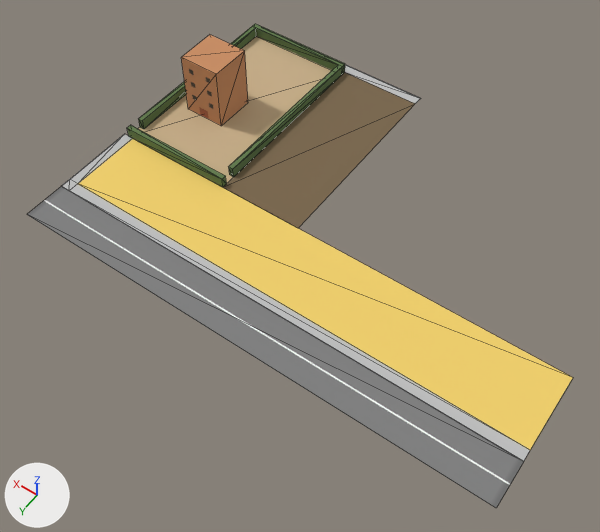
A saved change to the glTF model assets/models/chunks/paseo.glb.
Before and after are seen from a 50 mm lens placed at (-90.6, 57.2, 105.2), pointed at (-42.0, -10.9, -1.8). Lighting does not change. The marker at lower left points along +X, +Y and +Z. The first picture is the older version. Mesh edges are drawn as thin lines. Where no turn or scale is listed for an object, it has been applied to the vertices. Vertices at exactly the same position are counted once.

The first picture shows 'Hedges', 'Paseo', 'Plane', 'Plane.001', 'Road'.
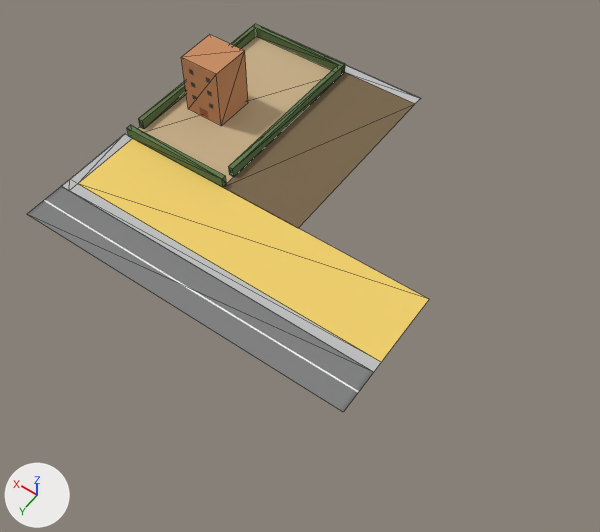
Location of each change, (x1, y1, x2, y2) in pixels of the pictures (600 x 532 px; the box of a moved part takes in the faces that stretch with it):
'Paseo', reshaped (28% narrower, 27% shorter): before (62, 134, 573, 462); after (62, 134, 429, 372)
'Road', reshaped (30% narrower, 30% shorter): before (27, 186, 523, 508); after (27, 186, 374, 412)
part 1 of me_plane_001, moved or reshaped: before (81, 182, 573, 462); after (81, 182, 429, 372)

What changed in the scene script:
```text
Change me_plane_001:
    used by ob_paseo; location = (0.0, 0.0, 0.0)
    before: 0 (-87.0, -16.0, 0.1) at pixel (573, 377), 2 (-87.0, -2.0, 0.1) at pixel (530, 450), 8 (-87.0, 0.0, 0.1) at pixel (523, 461), 9 (-87.0, 0.0, 0.0) at pixel (523, 461)
    remove me_plane_001.from_pydata(...)  # 14 vertices, 16 faces; spans x -87.0..1.0, y -16.0..0.0, z 0.0..0.1
    add me_plane_001.from_pydata(...)  # 14 vertices, 16 faces; spans x -63.0..1.0, y -16.0..0.0, z 0.0..0.1
    me_plane_001 part 1
    add for i in [0, 2, 8, 9]: me_plane_001.vertices[i].co += Vector((24.0, 0.0, 0.0))
Change me_plane:
    used by ob_road; location = (-50.0, 4.0, 0.0)
    remove me_plane.from_pydata(...)  # 4 vertices, 2 faces; spans x -37.0..51.0, y -4.0..4.0, z 0.0
    add me_plane.from_pydata(...)  # 4 vertices, 2 faces; spans x -13.0..51.0, y -4.0..4.0, z 0.0
    me_plane part 2
    me_plane.vertices[0].co: (-37.0, -4.0, 0.0) -> (-13.0, -4.0, 0.0)  # pixel (523, 461) -> pixel (373, 372)
    me_plane.vertices[2].co: (-37.0, 4.0, 0.0) -> (-13.0, 4.0, 0.0)  # pixel (496, 508) -> pixel (343, 412)
```
